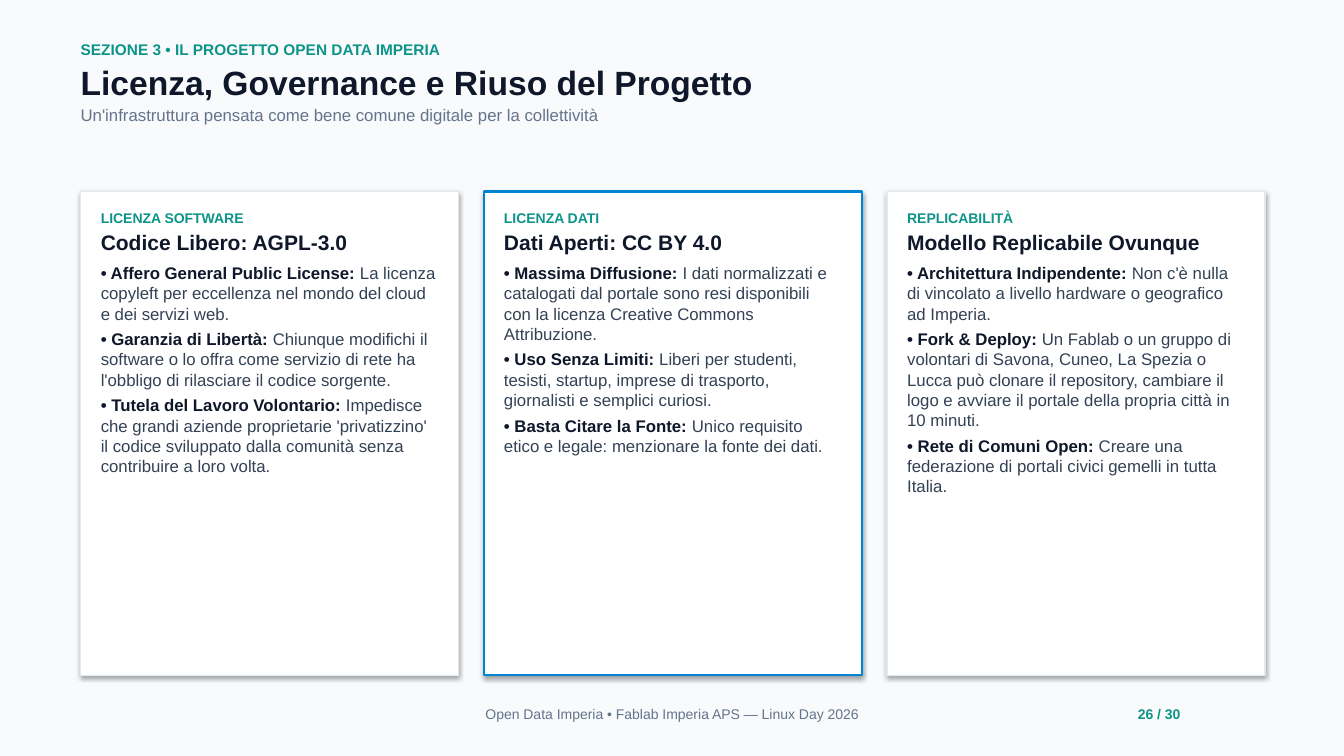
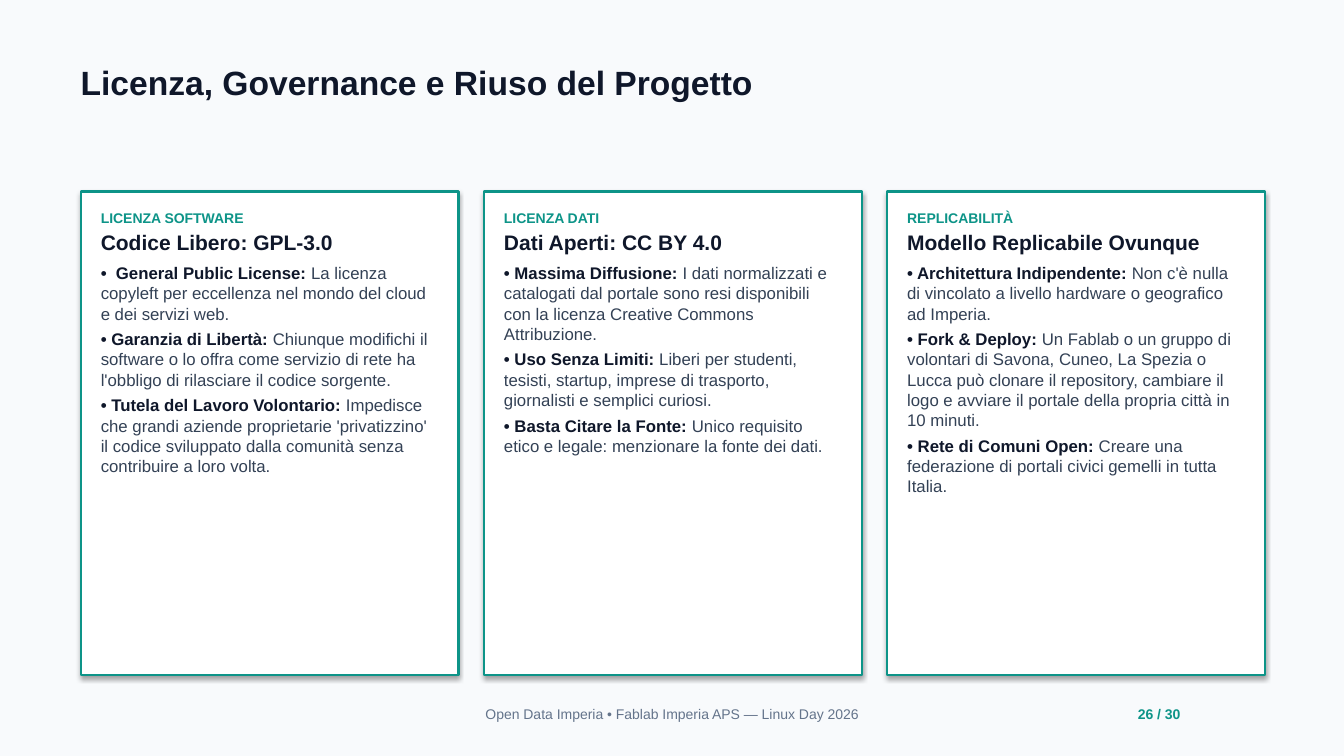
Before and after one commit to fablab-imperia/open-imperia, a slide deck: slide 25 of docs/Linux_Day_Open_Data_Imperia.odp (slide 26 before the commit). Drawn at 1344x756 pixels with LibreOffice and Linux fonts; fonts in the diff are those of the drawing. Boxes give left, top, right and bottom in pixels: in the first picture for what was removed or moved away, otherwise in the second. Text is boxed around its words. In the diff, an @@ line names an element or a change of style, - is before the commit and + after.

```diff
--- a/docs/Linux_Day_Open_Data_Imperia.odp
+++ b/docs/Linux_Day_Open_Data_Imperia.odp
@@ text at [81,44,440,55]: paragraph removed @@
-SEZIONE 3 • IL PROGETTO OPEN DATA IMPERIA
@@ text at [81,108,599,125]: paragraph removed @@
-Un'infrastruttura pensata come bene comune digitale per la collettività
@@ rectangle at [81,192,459,676]: outline #E2E8F0 0.99 pt to #0D9488 1.5 pt @@
@@ rectangle at [484,192,862,676]: outline #0084D1 1.5 pt to #0D9488 1.5 pt @@
@@ rectangle at [887,192,1265,676]: outline #E2E8F0 0.99 pt to #0D9488 1.5 pt @@
@@ text at [101,234,426,320]: text changed @@
-Codice Libero: AGPL-3.0
-• Affero General Public License: La licenza copyleft per eccellenza nel mondo del cloud e dei servizi web.
+Codice Libero: GPL-3.0
+• General Public License: La licenza copyleft per eccellenza nel mondo del cloud e dei servizi web.
```
Also in this commit, not shown: 27 other slides changed, 1 slide added, 2 slides removed, 1 other file.
